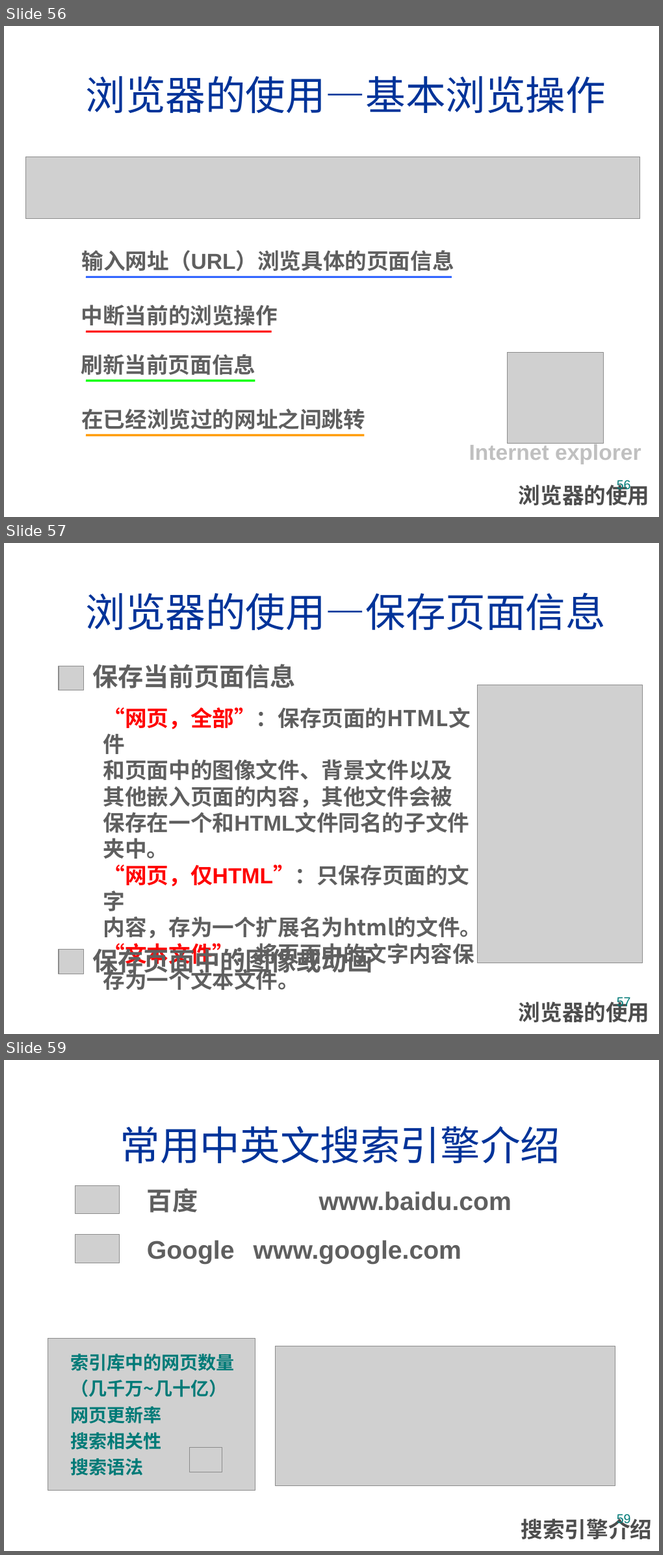
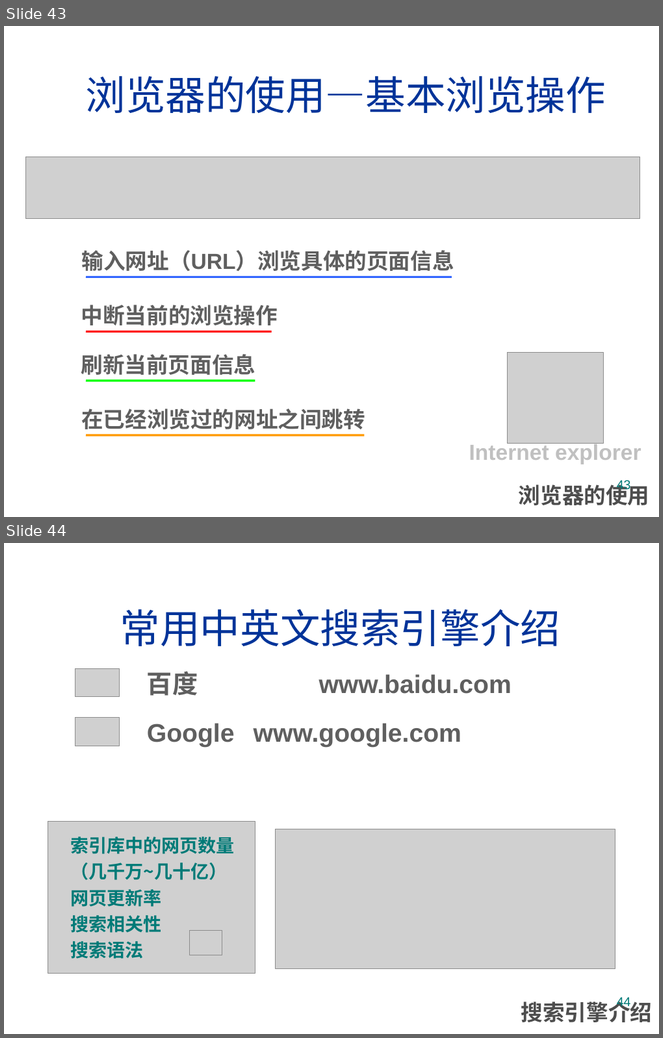
Before and after one commit to jtrfid/C-Repositories, a slide deck: 2016/计算机导论/pptx/5. 计算机网络入门.pptx. Shown one above the other, each under a label of ours: slides 56, 57 and 59 before the commit, slides 43 and 44 after it; the slides between them are not shown. The pictures are 663x1555 and 663x1038 pixels, drawn with LibreOffice and Linux fonts; fonts in the diff are those of the drawing; grey boxes stand for pictures; background and template pictures are left out. Boxes give left, top, right and bottom in pixels: in the first picture for what was removed or moved away, otherwise in the second. Text is boxed around its words. In the diff, an @@ line names an element or a change of style, - is before the commit and + after.

```diff
--- a/2016/计算机导论/pptx/5. 计算机网络入门.pptx
+++ b/2016/计算机导论/pptx/5. 计算机网络入门.pptx
@@ slide 57 removed at (4,543,659,1034), background picture (left out) @@
@@ title removed at (85,592,606,631) @@
-浏览器的使用—保存页面信息
@@ picture removed at (59,667,83,691) @@
@@ text removed at (92,664,296,689) @@
-保存当前页面信息
@@ picture removed at (478,685,643,964) @@
@@ text removed at (103,707,482,990) @@
-“网页，全部”：保存页面的HTML文件
-和页面中的图像文件、背景文件以及
-其他嵌入页面的内容，其他文件会被
-保存在一个和HTML文件同名的子文件
-夹中。
-“网页，仅HTML”：只保存页面的文字
-内容，存为一个扩展名为html的文件。
-“文本文件”：将页面中的文字内容保
-存为一个文本文件。
@@ picture removed at (59,950,83,974) @@
@@ text removed at (93,945,373,978) @@
-保存页面中的图像或动画
@@ text removed at (519,999,650,1023) @@
-浏览器的使用
@@ page number removed at (617,996,631,1009) @@
-57
@@ what was slide 56 is now slide 43 @@
@@ page number at (617,479,631,492): text changed @@
-56
+43
@@ what was slide 59 is now slide 44 @@
@@ page number at (617,997,631,1009): text changed @@
-59
+44
```
Also in this commit, not shown: 4 slides changed, 14 other slides removed.
